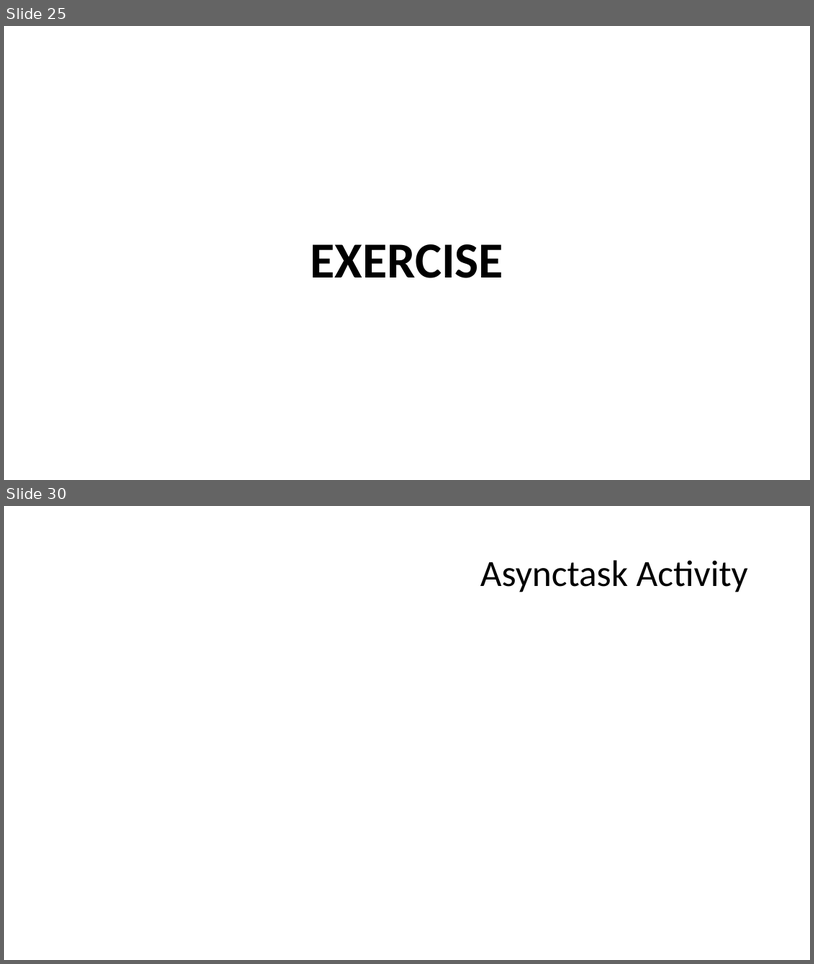
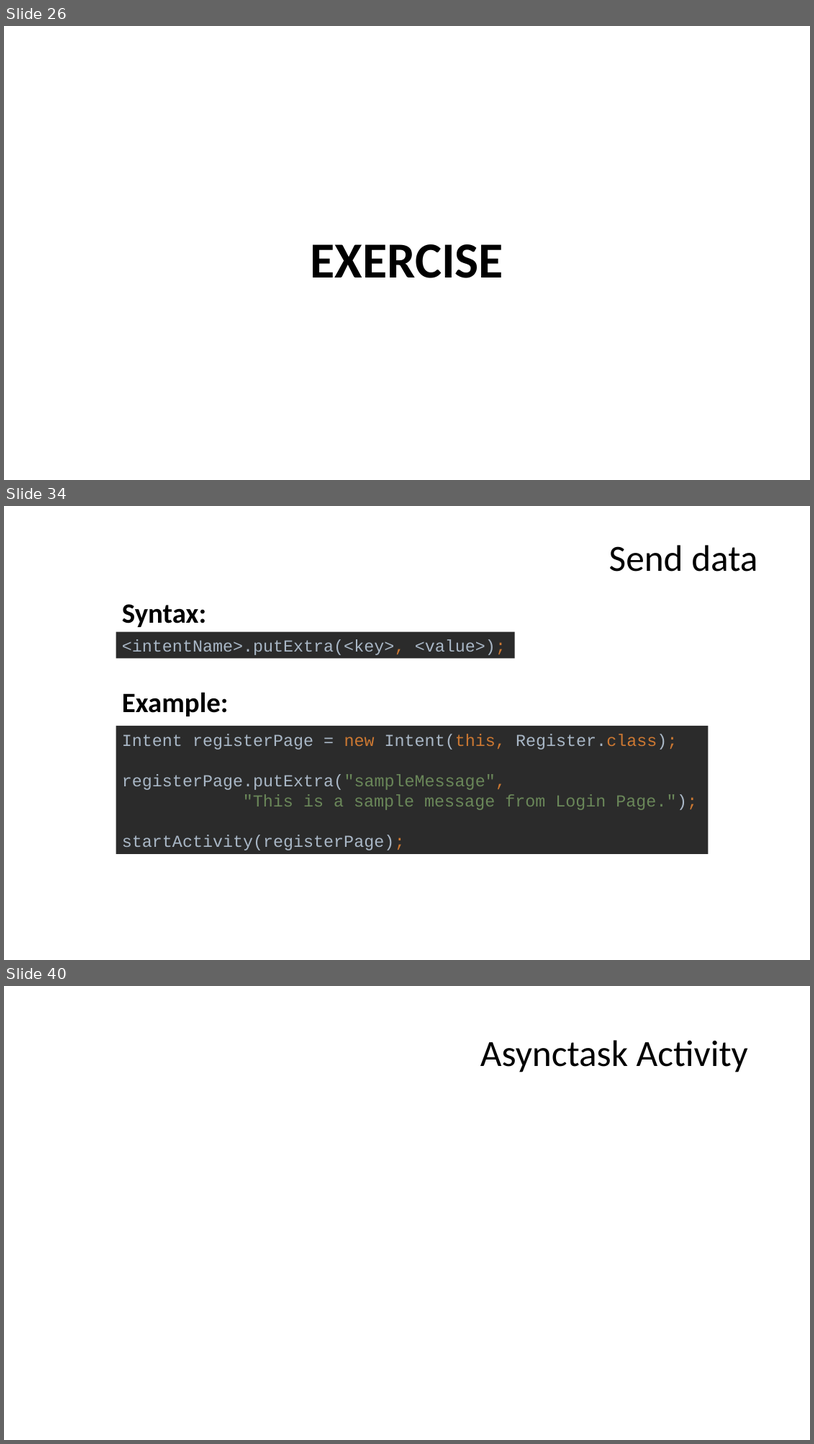
Before and after one commit to Nadzmi-Freelance/Android-Training, a slide deck: presentation/project.pptx. Shown one above the other, each under a label of ours: slides 25 and 30 before the commit, slides 26, 34 and 40 after it; the slides between them are not shown. The pictures are 814x964 and 814x1444 pixels, drawn with LibreOffice and Linux fonts; fonts in the diff are those of the drawing. Boxes give left, top, right and bottom in pixels: in the first picture for what was removed or moved away, otherwise in the second. Text is boxed around its words. In the diff, an @@ line names an element or a change of style, - is before the commit and + after.

```diff
--- a/presentation/project.pptx
+++ b/presentation/project.pptx
@@ slide 34 added at <box>4,506,810,960</box>, background #FFFFFF @@
@@ title added at <box>610,545,758,572</box>, 44 pt, text #000000 @@
+Send data
@@ text added at <box>122,604,206,627</box>, 33.3 pt, text #000000, bold @@
+Syntax:
@@ rectangle added at <box>116,632,515,659</box>, fill #2B2B2B, 20 pt, text #A9B7C6 @@
+<intentName>.putExtra(<key>, <value>);
@@ text added at <box>122,692,229,716</box>, 33.3 pt, text #000000, bold @@
+Example:
@@ rectangle added at <box>116,726,708,854</box>, fill #2B2B2B, 20 pt, text #A9B7C6 @@
+Intent registerPage = new Intent(this, Register.class);
+registerPage.putExtra("sampleMessage",
+"This is a sample message from Login Page.");
+startActivity(registerPage);
@@ what was slide 25 is now slide 26 @@
@@ what was slide 30 is now slide 40 @@
```
Also in this commit, not shown: 6 slides changed, 12 other slides added, 3 slides removed, 8 other files.
